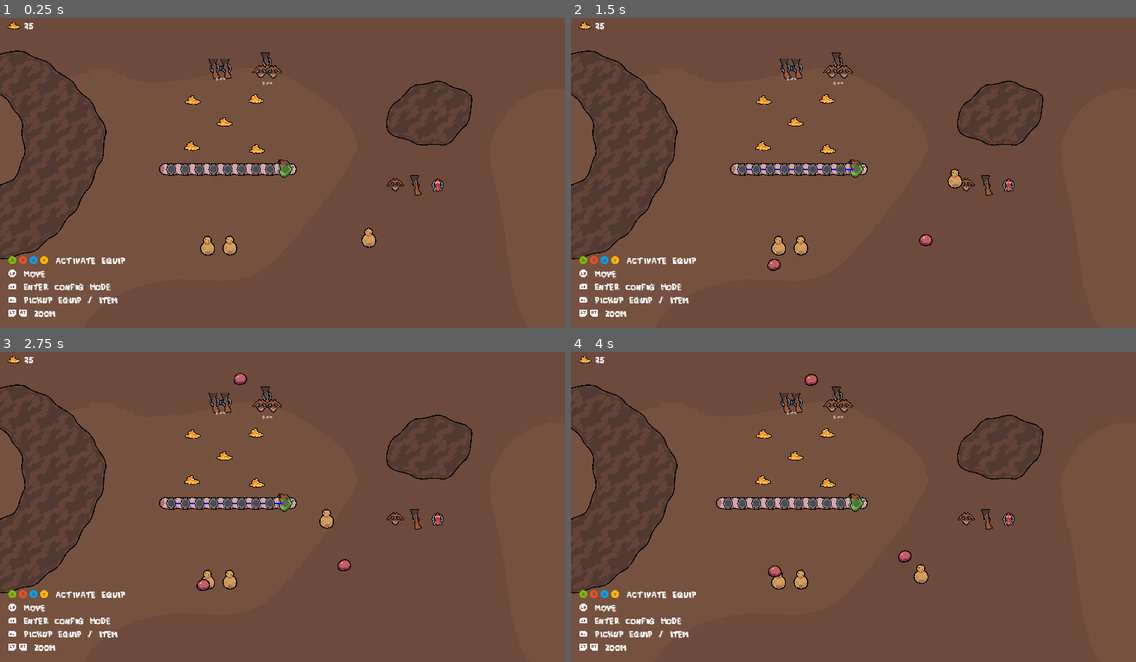
Above: before the commit, frames 1-4 (two rows, left to right).
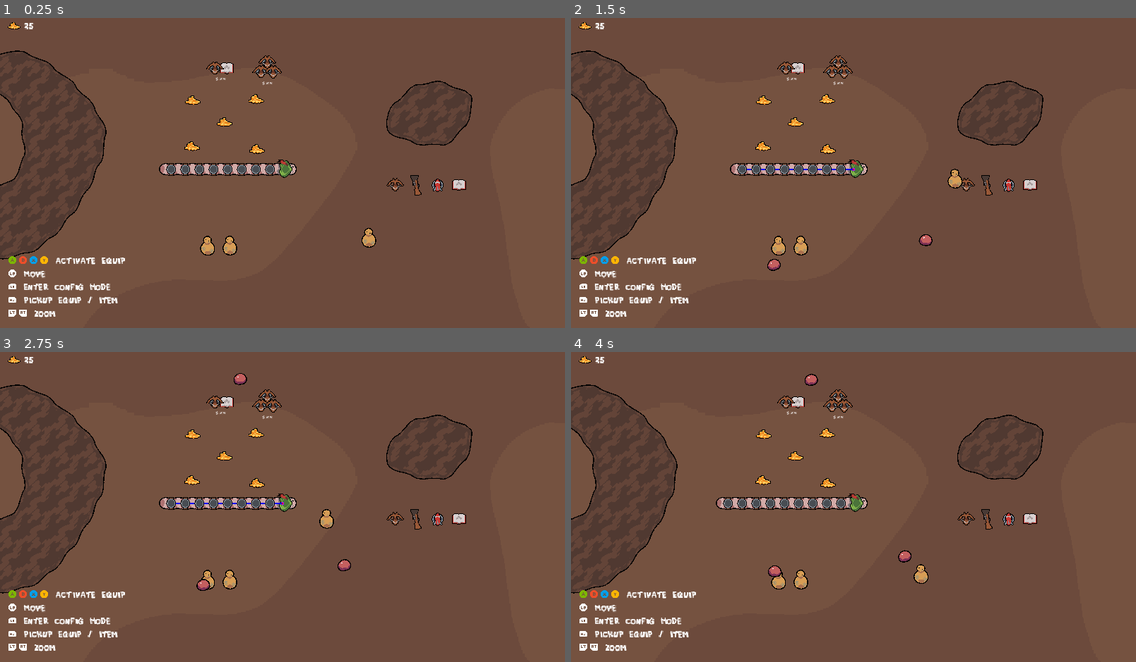
Above: after the commit, the same moments.

Repository: Justuna/worm-odyssey
Game: Godot game, scene res://scenes/tests/worm_test.tscn
The game is run twice, just before and just after one commit, with the same random seed, the same clock (stepped at 60 frames per second) and the same inputs.
Inputs (mouse positions are in pixels of both pictures, inside the frame that each line leads up to):
- Up to frame 1 (0.25 s): no input
- Up to frame 2 (1.5 s): tap Enter at 0.5 s; move the mouse to (977, 154) at 0.52 s; hold D 0.53-1.25 s; hold Alt 0.53-1.25 s; click (977, 154) at 0.67 s; tap Space at 0.77 s; drag from (740, 185) to (853, 169) at 1.27 s
- Up to frame 3 (2.75 s): move the mouse to (339, 432) at 2.02 s; hold D from 2.03 s (still down); hold Ctrl from 2.03 s (still down)
- Up to frame 4 (4 s): release D at 2.75 s; release Ctrl at 2.75 s; drag from (825, 565) to (757, 503) at 2.77 s; move the mouse to (1023, 550) at 3.52 s; hold Down (ui_down) from 3.53 s (still down); tap G at 3.6 s; tap Space at 3.77 s

The runs differ from the first frame. In frame 1, 0.4% of the frame differs, in the area x 36-83%, y 11-56%; in frame 2, 0.4%; in frame 3, 0.4%; in frame 4, 0.4%.

Commit message:
Add fire tome

Diff:
--- /dev/null
+++ b/prefabs/effects/fire_effect.tscn
@@ -0,0 +1,31 @@
+[gd_scene load_steps=6 format=3 uid="uid://bft27vgxl7hap"]
+
+[ext_resource type="Script" path="res://scripts/effects/fire_effect.gd" id="1_8sboh"]
+[ext_resource type="Texture2D" uid="uid://qftcuk1llvy8" path="res://assets/art/fx/fire.png" id="2_8h8d5"]
+
+[sub_resource type="Curve" id="Curve_8aa6a"]
+_data = [Vector2(0, 0), 0.0, 9.17338, 0, 0, Vector2(0.165354, 1), 0.0, 0.0, 0, 0, Vector2(1, 0), -2.46141, 0.0, 0, 0]
+point_count = 3
+
+[sub_resource type="CurveTexture" id="CurveTexture_bphpj"]
+curve = SubResource("Curve_8aa6a")
+
+[sub_resource type="ParticleProcessMaterial" id="ParticleProcessMaterial_yxp5c"]
+particle_flag_disable_z = true
+direction = Vector3(0, -1, 0)
+initial_velocity_min = 60.0
+initial_velocity_max = 60.0
+gravity = Vector3(0, 0, 0)
+scale_curve = SubResource("CurveTexture_bphpj")
+
+[node name="FireEffect" type="Node" node_paths=PackedStringArray("fire_particles")]
+script = ExtResource("1_8sboh")
+fire_particles = NodePath("GPUParticles2D")
+effect_type = 2
+
+[node name="GPUParticles2D" type="GPUParticles2D" parent="."]
+z_index = 10
+emitting = false
+amount = 4
+process_material = SubResource("ParticleProcessMaterial_yxp5c")
+texture = ExtResource("2_8h8d5")
--- a/prefabs/equipment/fire_tome_equipment.tscn
+++ b/prefabs/equipment/fire_tome_equipment.tscn
@@ -1,11 +1,37 @@
-[gd_scene load_steps=3 format=3 uid="uid://dy77hxliy8w3d"]
+[gd_scene load_steps=7 format=3 uid="uid://dy77hxliy8w3d"]
 
 [ext_resource type="Script" path="res://scripts/equipment/equipment.gd" id="1_n5psm"]
+[ext_resource type="Script" path="res://scripts/entities/stats/stat_block_proxy.gd" id="2_kq6h3"]
 [ext_resource type="Texture2D" uid="uid://dad6uean70t1i" path="res://assets/art/equipment/fire_tome.png" id="2_rv3ec"]
+[ext_resource type="Script" path="res://scripts/entities/stats/stat.gd" id="3_wuu7b"]
+[ext_resource type="Script" path="res://scripts/entities/team.gd" id="6_2w86c"]
+[ext_resource type="Script" path="res://scripts/equipment/effect_on_damage.gd" id="7_vjo0c"]
 
 [node name="FireTome" type="Node2D" node_paths=PackedStringArray("rotated_part")]
 script = ExtResource("1_n5psm")
 rotated_part = NodePath("Sprite")
 
+[node name="StatBlockProxy" type="Node" parent="."]
+script = ExtResource("2_kq6h3")
+
+[node name="FireDamage" type="Node" parent="StatBlockProxy"]
+script = ExtResource("3_wuu7b")
+type = 6
+base_amount = 20
+
+[node name="Range" type="Node" parent="StatBlockProxy"]
+script = ExtResource("3_wuu7b")
+type = 13
+base_amount = 50
+
 [node name="Sprite" type="Sprite2D" parent="."]
 texture = ExtResource("2_rv3ec")
+
+[node name="EffectOnDamage" type="Node2D" parent="." node_paths=PackedStringArray("range_stat")]
+script = ExtResource("7_vjo0c")
+range_stat = NodePath("../StatBlockProxy/Range")
+range_stat_multiplier = 1.32
+effects = Array[int]([2])
+
+[node name="Team" type="Node" parent="."]
+script = ExtResource("6_2w86c")
--- a/prefabs/worm/worm.tscn
+++ b/prefabs/worm/worm.tscn
@@ -87,8 +87,9 @@
 script = ExtResource("7_uru4d")
 interact_area = NodePath("../WormHead/InteractArea")
 
-[node name="Team" type="Node" parent="."]
+[node name="Team" type="Node" parent="." node_paths=PackedStringArray("entity_owner")]
 script = ExtResource("8_t6qpe")
+entity_owner = NodePath("..")
 team = "Player"
 
 [node name="Bank" type="Node" parent="."]
--- a/resources/libraries/effect_library.tres
+++ b/resources/libraries/effect_library.tres
@@ -1,8 +1,9 @@
-[gd_resource type="Resource" script_class="EffectLibrary" load_steps=3 format=3 uid="uid://x0nym0cu3uxm"]
+[gd_resource type="Resource" script_class="EffectLibrary" load_steps=4 format=3 uid="uid://x0nym0cu3uxm"]
 
 [ext_resource type="Script" path="res://scripts/effects/effect_library.gd" id="1_4pikd"]
 [ext_resource type="PackedScene" uid="uid://e360lc4mqmsp" path="res://prefabs/effects/aloe_vera_effect.tscn" id="1_w4cxl"]
+[ext_resource type="PackedScene" uid="uid://bft27vgxl7hap" path="res://prefabs/effects/fire_effect.tscn" id="2_ic8kl"]
 
 [resource]
 script = ExtResource("1_4pikd")
-effect_prefabs = Array[PackedScene]([ExtResource("1_w4cxl")])
+effect_prefabs = Array[PackedScene]([ExtResource("1_w4cxl"), ExtResource("2_ic8kl")])
--- a/resources/libraries/equipment_library.tres
+++ b/resources/libraries/equipment_library.tres
@@ -1,12 +1,13 @@
-[gd_resource type="Resource" script_class="EquipmentLibrary" load_steps=6 format=3 uid="uid://dxe2vo0p5hajv"]
+[gd_resource type="Resource" script_class="EquipmentLibrary" load_steps=7 format=3 uid="uid://dxe2vo0p5hajv"]
 
 [ext_resource type="Script" path="res://scripts/equipment/equipment_library.gd" id="1_nwjns"]
 [ext_resource type="PackedScene" uid="uid://dgqx3we05fwxx" path="res://prefabs/pickups/equipment_pickup.tscn" id="1_xr3rw"]
 [ext_resource type="PackedScene" uid="uid://bplmeut6jbu2y" path="res://prefabs/equipment/bow_equipment.tscn" id="2_5vylb"]
 [ext_resource type="PackedScene" uid="uid://8hyifksoti7y" path="res://prefabs/equipment/blunderbuss_equipment.tscn" id="3_l67lf"]
 [ext_resource type="PackedScene" uid="uid://bf71hwhnlk23m" path="res://prefabs/equipment/missile_launcher_equipment.tscn" id="4_t2j5a"]
+[ext_resource type="PackedScene" uid="uid://dy77hxliy8w3d" path="res://prefabs/equipment/fire_tome_equipment.tscn" id="5_mh44k"]
 
 [resource]
 script = ExtResource("1_nwjns")
-equipment_prefabs = Array[PackedScene]([ExtResource("2_5vylb"), ExtResource("3_l67lf"), ExtResource("4_t2j5a")])
+equipment_prefabs = Array[PackedScene]([ExtResource("2_5vylb"), ExtResource("3_l67lf"), ExtResource("4_t2j5a"), ExtResource("5_mh44k")])
 dropped_equipment_prefab = ExtResource("1_xr3rw")
--- a/scripts/effects/effect.gd
+++ b/scripts/effects/effect.gd
@@ -4,12 +4,12 @@
 
 enum Type {
 	ALOE_VERA,
-	DURABLE
+	DURABLE,
+	FIRE
 }
 
-var stackable: bool = true
+@export var effect_type: Type
 var stack_amount: int = 0
-var effect_type: Type
 
 # set by EffectHolder
 var effect_holder: EffectHolder
--- a/scripts/effects/effect_holder.gd
+++ b/scripts/effects/effect_holder.gd
@@ -19,13 +19,14 @@
 		effects[effect_type] = effect
 		effect.effect_holder = self
 		effect._on_add()
+		add_child(effect)
 	effect.stack_amount += 1
 	effect._on_stack()
 	effect._on_stack_changed()
 
 
 func get_effect(effect_type: Effect.Type) -> Effect:
-	return effects[effect_type]
+	return effects.get(effect_type)
 
 
 func remove_effect(effect_type: Effect.Type):
@@ -35,8 +36,9 @@
 		effect._on_stack_changed()
 		effect.stack_amount -= 1
 		if effect.stack_amount == 0:
-			effects.erase(effect.type)
+			effects.erase(effect.effect_type)
 			effect._on_remove()
+			effect.queue_free()
 
 
 func clear_effects():
@@ -44,3 +46,4 @@
 		var effect = effects[effect_type]
 		effects.erase(effect_type)
 		effect._on_remove()
+		effect.queue_free()
--- /dev/null
+++ b/scripts/effects/fire_effect.gd
@@ -0,0 +1,46 @@
+## Aloe Vera: Item that increases regen after a short duration out of combat.
+class_name FireEffect
+extends Effect
+
+
+const FIRE_STACK_MODIFIER = 0.1
+const FIRE_TICKS_DURATION = 5
+const FIRE_TICK_INTERVAL = 0.5
+const FIRE_TICK_DAMAGE = 10
+
+var _ticks_left: int = 0
+var _timer: float = 0
+var _health: Health
+
+@export var fire_particles: GPUParticles2D
+
+
+func _on_add():
+	_health = effect_holder.get_parent().get_node_or_null("Health")
+	fire_particles.reparent(effect_holder.get_parent(), false)
+	fire_particles.position = Vector2.ZERO
+	fire_particles.emitting = true
+
+
+func _on_remove():
+	fire_particles.emitting = false
+	fire_particles.reparent(self)
+
+
+func _on_stack_changed():
+	_ticks_left += FIRE_TICKS_DURATION
+	# Stack is meaningless to us
+	if stack_amount > 1:
+		stack_amount = 1
+
+
+func _process(delta):
+	if _ticks_left > 0 and _timer >= 0:
+		_timer -= delta
+		if _timer <= 0:
+			if is_instance_valid(_health):
+				_health.take_damage(FIRE_TICK_DAMAGE)
+			_ticks_left -= 1
+			_timer = FIRE_TICK_INTERVAL
+			if _ticks_left == 0:
+				effect_holder.remove_effect(Effect.Type.FIRE)
--- a/scripts/entities/hit_detection/damage_instance/damage_instance.gd
+++ b/scripts/entities/hit_detection/damage_instance/damage_instance.gd
@@ -28,6 +28,8 @@
 
 func notify_pre_damage(health: Health):
 	if is_instance_valid(team.entity_owner):
+		#print("tree: ")
+		#team.entity_owner.print_tree_pretty()
 		var listener = team.entity_owner.get_node_or_null("DamageInstanceListener") as DamageInstanceListener
 		if listener:
 			listener.notify_pre_damage(self, health)
--- /dev/null
+++ b/scripts/equipment/effect_on_damage.gd
@@ -0,0 +1,59 @@
+@tool
+class_name EffectOnDamage
+extends Node2D
+
+
+const RANGE_STAT_MULT = 8
+
+
+@export var range_stat: Stat
+@export var range_stat_multiplier: float
+@onready var equipment: Equipment = get_parent() as Equipment
+@export var effects: Array[Effect.Type]
+
+var range: float :
+	get:
+		return range_stat.amount * RANGE_STAT_MULT * range_stat_multiplier
+var range_sqr: float :
+	get:
+		var _range = range
+		return _range * _range
+
+
+func _ready():
+	if Engine.is_editor_hint():
+		return
+	set_process(false)
+	equipment.equipped_changed.connect(_on_equipment_changed)
+
+
+func _process(delta):
+	if Engine.is_editor_hint():
+		queue_redraw()
+
+
+func _draw():
+	if Engine.is_editor_hint() and range_stat:
+		var radius = range_stat.base_amount * RANGE_STAT_MULT * range_stat_multiplier
+		draw_circle(Vector2.ZERO, radius, Color(Color.RED, 0.1))
+		draw_arc(Vector2.ZERO, radius, 0, TAU, 360, Color.RED)
+
+
+func _on_equipment_changed():
+	if equipment.is_equipped:
+		var damage_inst_listener = equipment.segment.worm.get_parent().get_node_or_null("DamageInstanceListener") as DamageInstanceListener
+		if damage_inst_listener:
+			damage_inst_listener.on_damage_pre.connect(_on_damage_pre)
+	else:
+		var damage_inst_listener = equipment.segment.worm.get_parent().get_node_or_null("DamageInstanceListener") as DamageInstanceListener
+		if damage_inst_listener:
+			damage_inst_listener.on_damage_pre.disconnect(_on_damage_pre)
+
+
+func _on_damage_pre(instance: DamageInstance, health: Health):
+	var parent_node2D = health.get_parent() as Node2D
+	if parent_node2D and parent_node2D.global_position.distance_squared_to(global_position) < range_sqr:
+		var effect_holder = parent_node2D.get_node_or_null("EffectHolder") as EffectHolder
+		if effect_holder:
+			for effect in effects:
+				effect_holder.add_effect(effect)
--- a/scripts/equipment/equipment.gd
+++ b/scripts/equipment/equipment.gd
@@ -65,13 +65,14 @@
 
 
 func destruct():
+	is_equipped = false
+	equipment_removed.emit()
+	equipped_changed.emit()
+
 	worm = null
 	segment = null
 	direction = Direction.UP
 	team.team = ""
-	is_equipped = false
-	equipment_removed.emit()
-	equipped_changed.emit()
 
 
 func use_active() -> bool:
--- a/scripts/projectiles/projectile.gd
+++ b/scripts/projectiles/projectile.gd
@@ -17,5 +17,5 @@
 	if rotate_to_direction:
 		global_rotation = direction.angle() + deg_to_rad(rotate_angle_offset)
 	global_position = _position
-	(get_node("Team") as Team).construct(_team.team, _team.get_parent())
+	(get_node("Team") as Team).construct(_team.team, _team.entity_owner)
 	constructed.emit()
Binary file added: assets/art/fx/fire.png
Not shown, added: assets/art/fx/fire.png.import
Not shown: 23 places in scenes/tests/worm_test.tscn that only renumber resources
